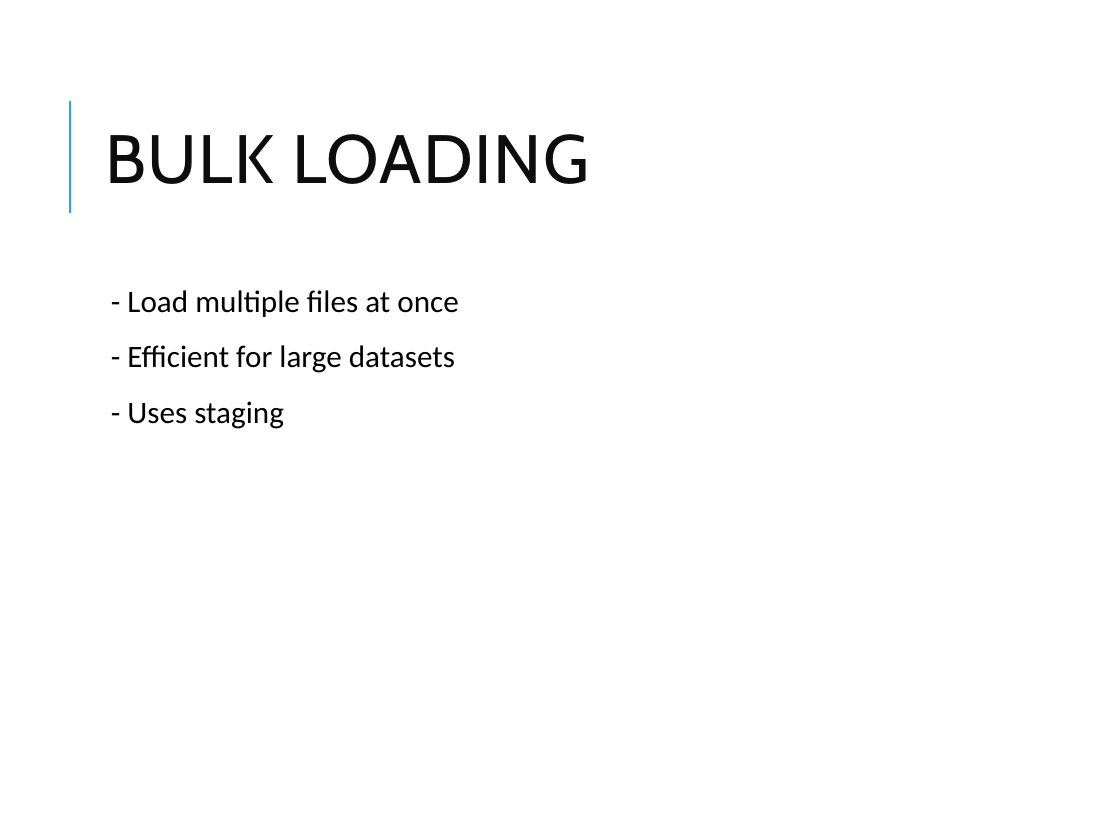
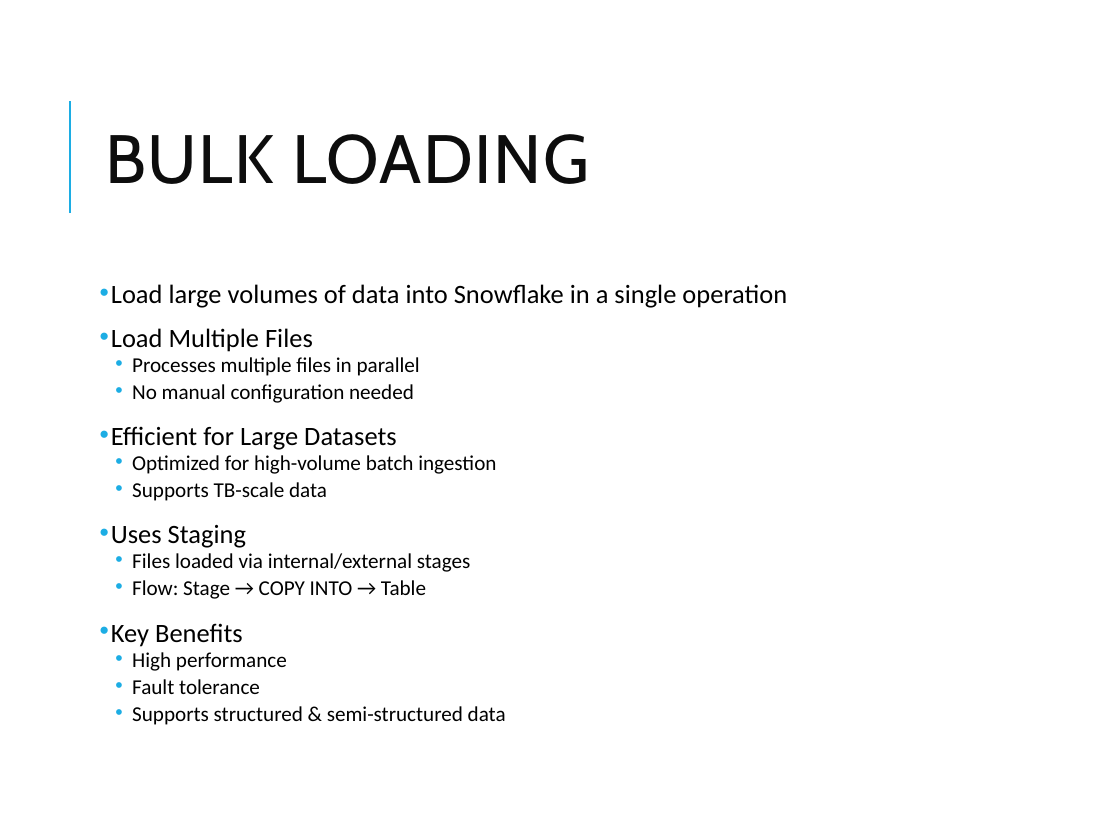
Before and after one commit to vikash-verma-profile/DE-Sig-March-2026, a slide deck: slide 6 of Week-2/Day-5/Snowflake_Modules_4_6.pptx. Drawn at 1120x840 pixels with LibreOffice and Linux fonts; fonts in the diff are those of the drawing. Boxes give left, top, right and bottom in pixels: in the first picture for what was removed or moved away, otherwise in the second. Text is boxed around its words. In the diff, an @@ line names an element or a change of style, - is before the commit and + after.

```diff
--- a/Week-2/Day-5/Snowflake_Modules_4_6.pptx
+++ b/Week-2/Day-5/Snowflake_Modules_4_6.pptx
@@ text at [111,284,787,725]: text changed; size 20 to 13.6 pt @@
-  - Load multiple files at once
-  - Efficient for large datasets
-  - Uses staging
+• Load large volumes of data into Snowflake in a single operation
+• Load Multiple Files
+  • Processes multiple files in parallel
+  • No manual configuration needed
+• Efficient for Large Datasets
+  • Optimized for high-volume batch ingestion
+  • Supports TB-scale data
+• Uses Staging
+  • Files loaded via internal/external stages
+  • Flow: Stage → COPY INTO → Table
+• Key Benefits
+  • High performance
+  • Fault tolerance
+  • Supports structured & semi-structured data
```
Also in this commit, not shown: 19 other slides changed, 5 slides added, 23 other files.
